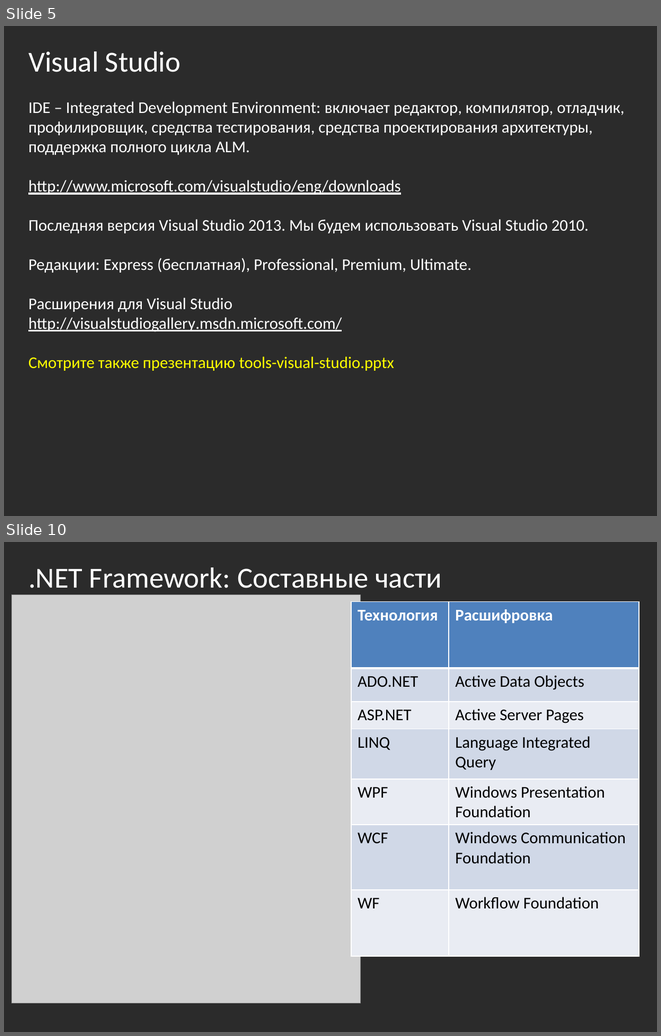
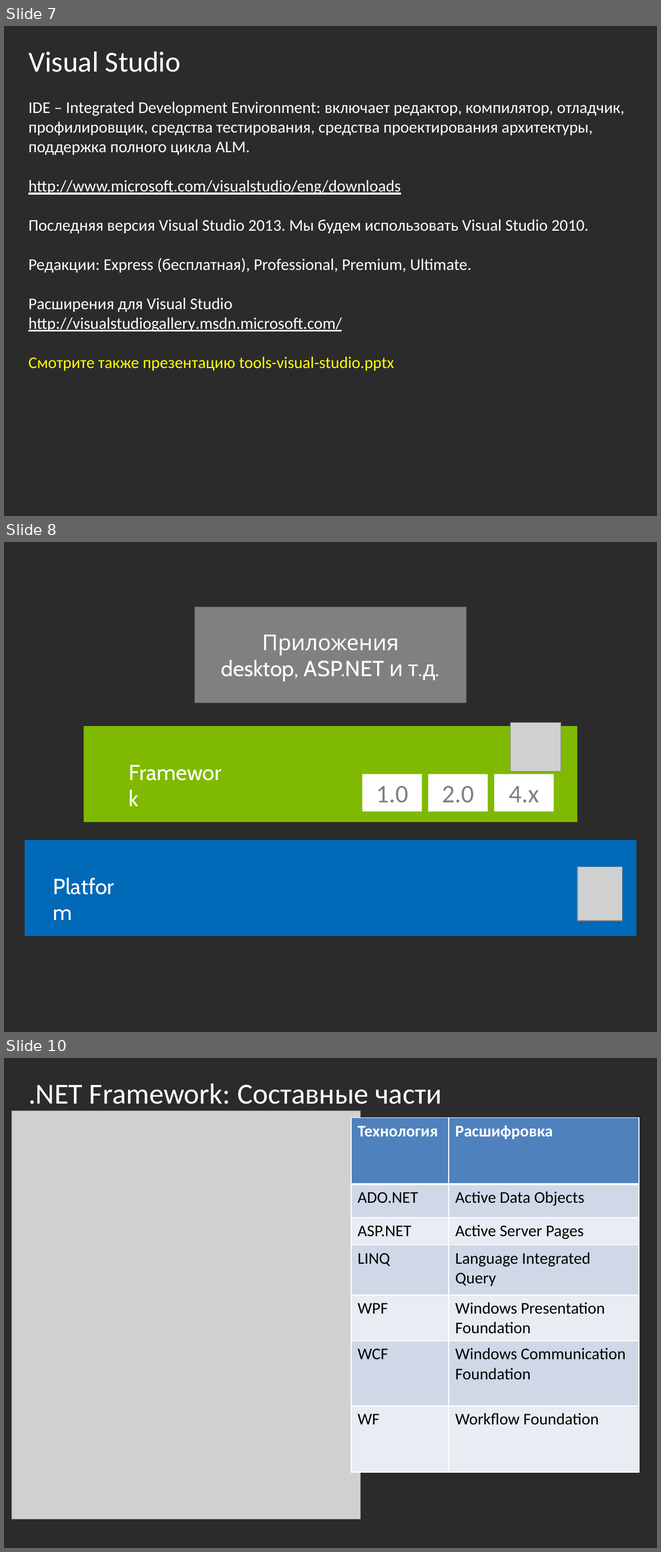
Before and after one commit to bazile/Training, a slide deck: Presentation/lesson-01.pptx. Shown one above the other, each under a label of ours: slides 5 and 10 before the commit, slides 7, 8 and 10 after it; the slides between them are not shown. The pictures are 661x1036 and 661x1552 pixels, drawn with LibreOffice and Linux fonts; fonts in the diff are those of the drawing; grey boxes stand for pictures; background and template pictures are left out; a plain dark background stands for a picture behind light text. Boxes give left, top, right and bottom in pixels: in the first picture for what was removed or moved away, otherwise in the second. Text is boxed around its words. In the diff, an @@ line names an element or a change of style, - is before the commit and + after.

```diff
--- a/Presentation/lesson-01.pptx
+++ b/Presentation/lesson-01.pptx
@@ slide 8 added at box(4, 542, 657, 1032), background picture (left out) @@
@@ rectangle added at box(195, 607, 466, 703), fill #808080 @@
@@ text added at box(221, 634, 435, 681), 24 pt, text #FFFFFF @@
+Приложения
+desktop, ASP.NET и т.д.
@@ rectangle added at box(84, 726, 577, 822), fill #7FBA00 @@
@@ picture added at box(511, 722, 561, 771) @@
@@ text added at box(123, 755, 238, 787), 24 pt, text #FFFFFF @@
+Framework
@@ rectangle added at box(362, 774, 422, 811), fill #FFFFFF, 28 pt, text #808080 @@
+1.0
@@ rectangle added at box(429, 774, 488, 811), fill #FFFFFF, 28 pt, text #808080 @@
+2.0
@@ rectangle added at box(494, 774, 554, 811), fill #FFFFFF, 28 pt, text #808080 @@
+4.x
@@ rectangle added at box(24, 840, 636, 936), fill #0069B8 @@
@@ text added at box(47, 869, 138, 902), 24 pt, text #FFFFFF @@
+Platform
@@ picture added at box(577, 866, 623, 920) @@
@@ what was slide 5 is now slide 7 @@
```
Also in this commit, not shown: 2 slides changed, 1 other slide added, 1 slide removed.
